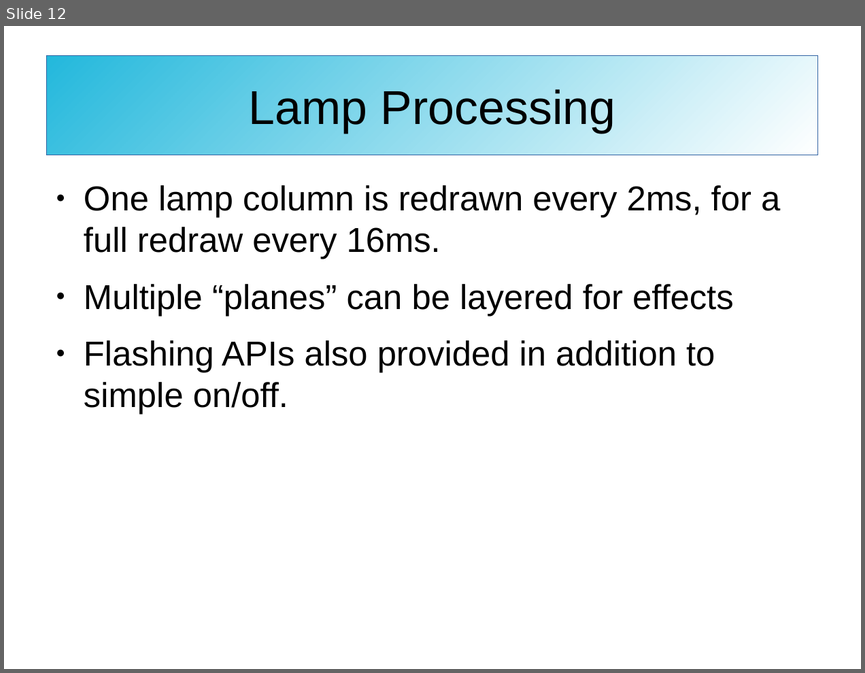
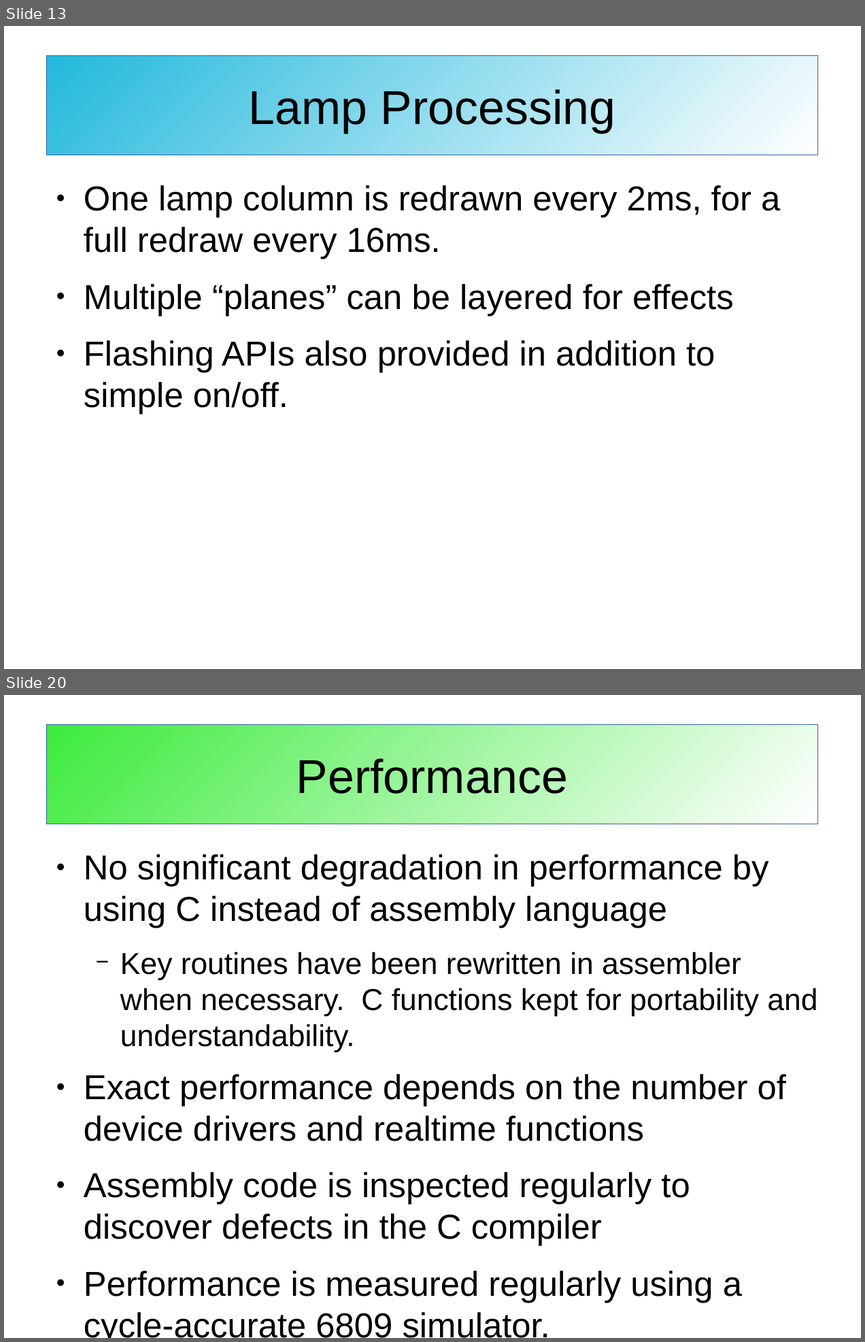
Before and after one commit to SonnyJim/freewpc, a slide deck: doc/freewpc.odp. Shown one above the other, each under a label of ours: slide 12 before the commit, slides 13 and 20 after it; the slides between them are not shown. The pictures are 865x673 and 865x1342 pixels, drawn with LibreOffice and Linux fonts; fonts in the diff are those of the drawing. Boxes give left, top, right and bottom in pixels: in the first picture for what was removed or moved away, otherwise in the second. Text is boxed around its words. In the diff, an @@ line names an element or a change of style, - is before the commit and + after.

```diff
--- a/doc/freewpc.odp
+++ b/doc/freewpc.odp
@@ slide 20 added at (4,695,861,1338), background #FFFFFF @@
@@ title added at (47,724,818,824), fill gradient #3DEB3D to #FFFFFF, outline #3465A4 0 pt, 44 pt, text #000000 @@
+Performance
@@ text added at (84,854,817,1302), 32 pt, text #000000 @@
+● No significant degradation in performance by using C instead of assembly language
+  − Key routines have been rewritten in assembler when necessary. C functions kept for portability and understandability.
+● Exact performance depends on the number of device drivers and realtime functions
+● Assembly code is inspected regularly to discover defects in the C compiler
+● Performance is measured regularly using a cycle-accurate 6809 simulator.
@@ what was slide 12 is now slide 13 @@
```
Also in this commit, not shown: 6 slides changed, 13 other slides added.
